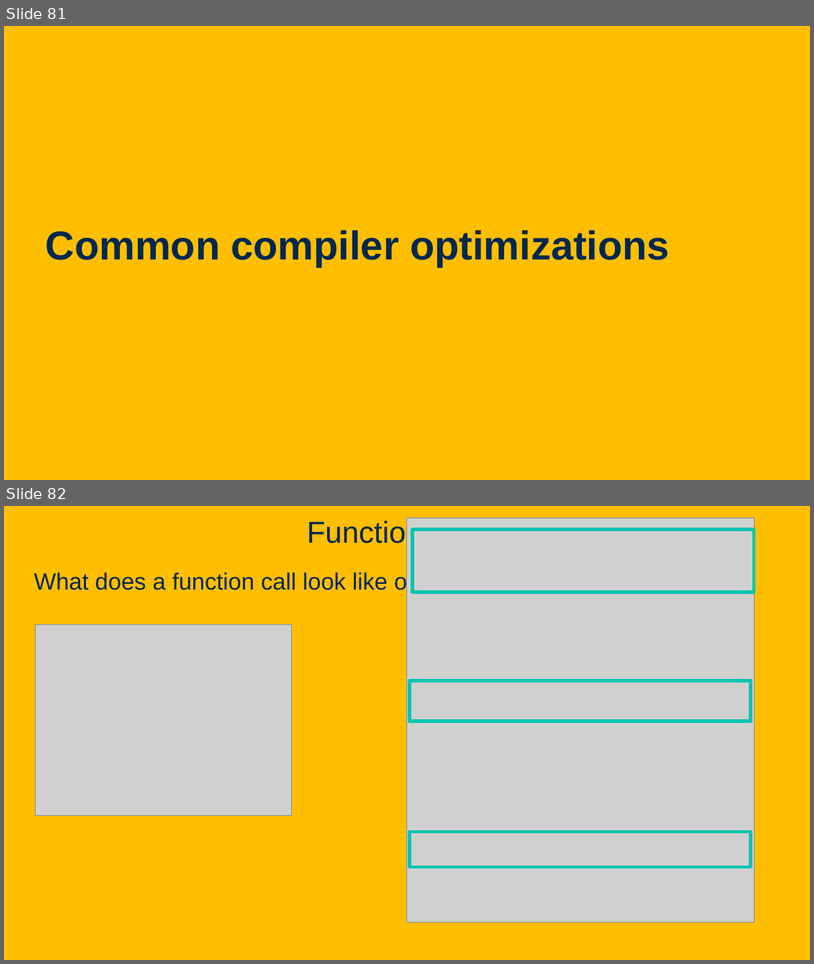
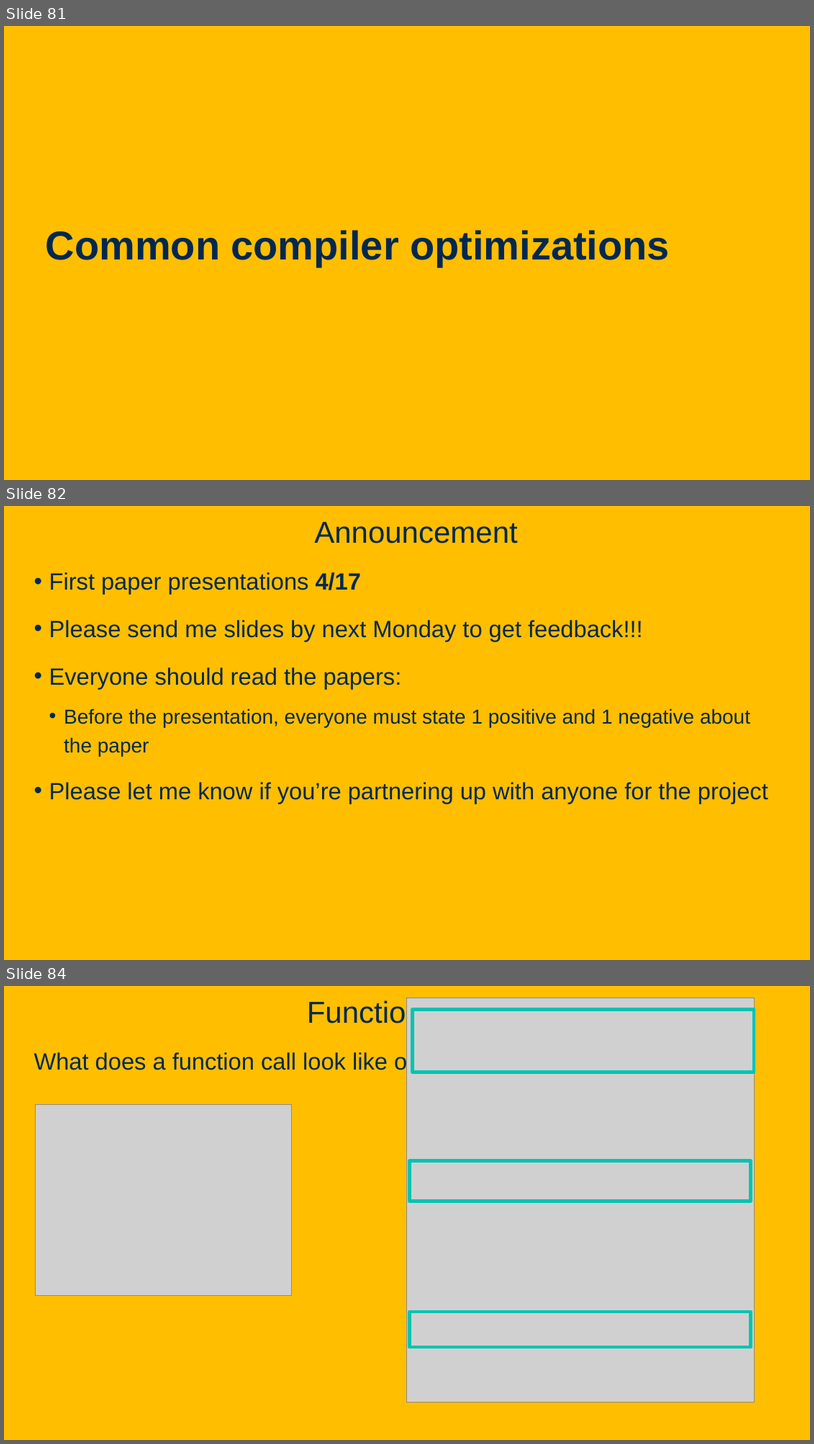
Before and after one commit to davsec-teaching/ECS289C-Spring2025, a slide deck: slides/2_compiler_fundamentals.pptx. Shown one above the other, each under a label of ours: slides 81 and 82 before the commit, slides 81, 82 and 84 after it; the slides between them are not shown. The pictures are 814x964 and 814x1444 pixels, drawn with LibreOffice and Linux fonts; fonts in the diff are those of the drawing; grey boxes stand for pictures; background and template pictures are left out. Boxes give left, top, right and bottom in pixels: in the first picture for what was removed or moved away, otherwise in the second. Text is boxed around its words. In the diff, an @@ line names an element or a change of style, - is before the commit and + after.

```diff
--- a/slides/2_compiler_fundamentals.pptx
+++ b/slides/2_compiler_fundamentals.pptx
@@ slide 82 added at [4,506,810,960], background picture (left out) @@
@@ title added at [314,522,517,543], 36 pt, text #022850 @@
+Announcement
@@ text added at [49,572,769,803], 28 pt, text #022850 @@
+• First paper presentations 4/17
+• Please send me slides by next Monday to get feedback!!!
+• Everyone should read the papers:
+  • Before the presentation, everyone must state 1 positive and 1 negative about the paper
+• Please let me know if you’re partnering up with anyone for the project
@@ what was slide 82 is now slide 84 @@
```
Also in this commit, not shown: 1 slide changed, 2 other slides added, 1 other file.
